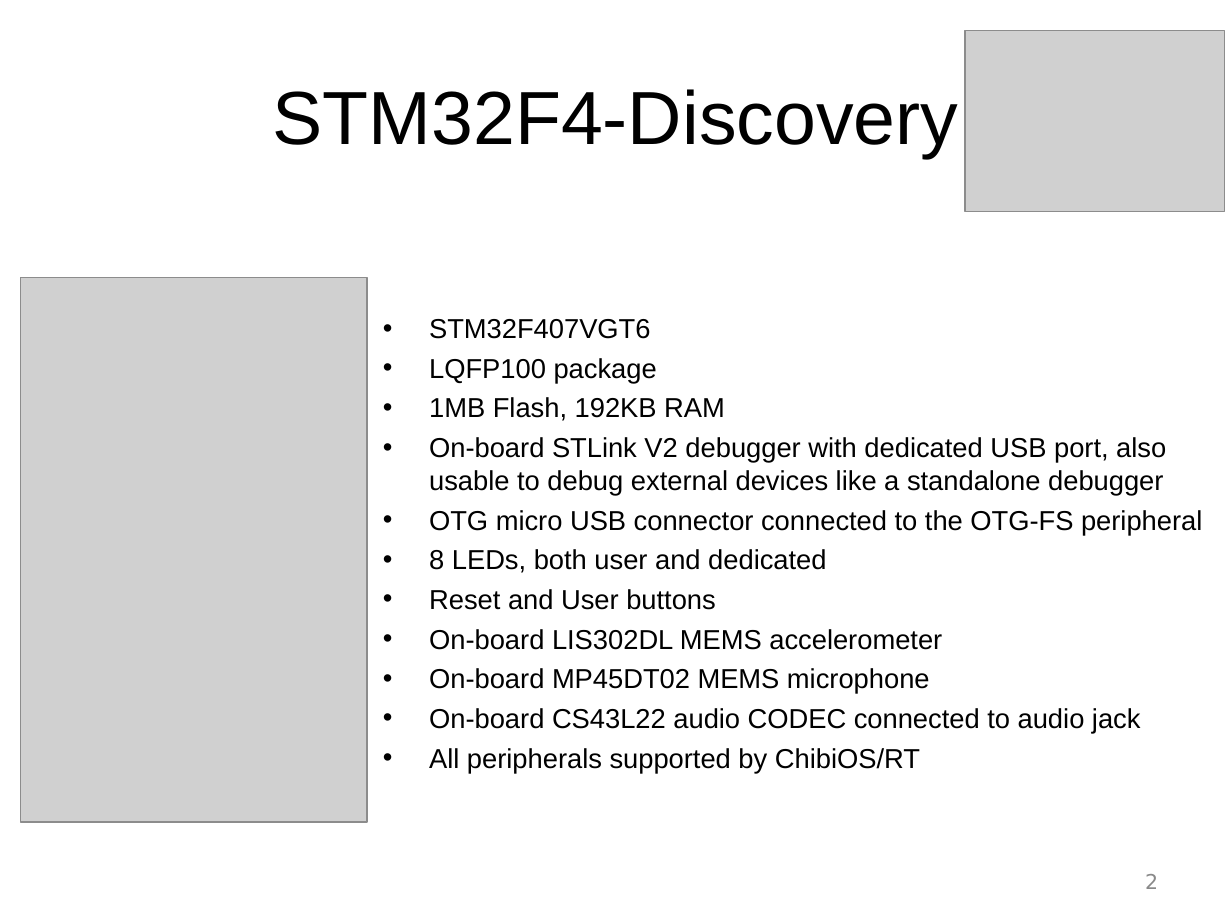
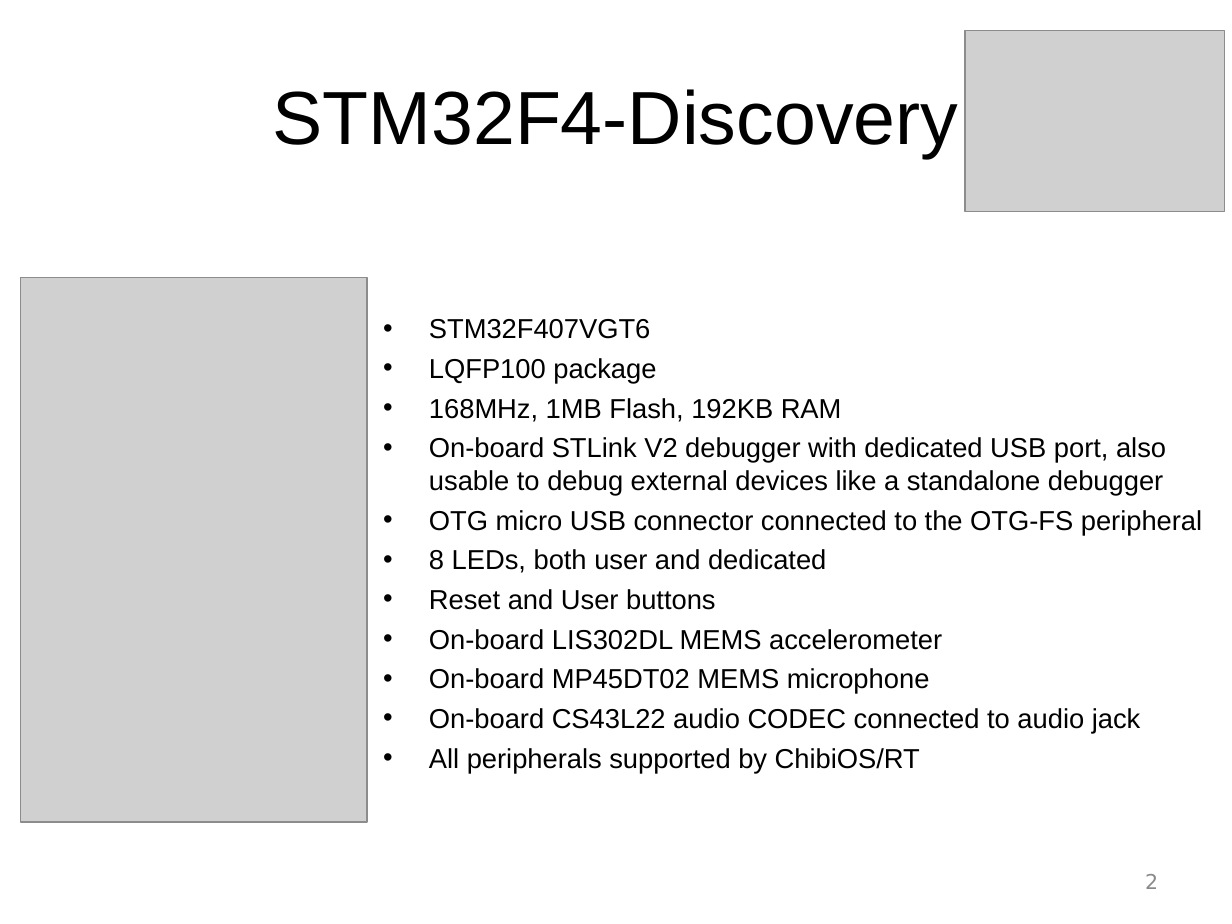
Before and after one commit to ArduPilot/ChibiOS.svn, a slide deck: slide 2 of slides_better_embedded_2012/ChibiOS-RT 4 Demo.ppt. Drawn at 1232x924 pixels with LibreOffice and Linux fonts; fonts in the diff are those of the drawing; grey boxes stand for pictures; background and template pictures are left out. Boxes give left, top, right and bottom in pixels: in the first picture for what was removed or moved away, otherwise in the second. Text is boxed around its words. In the diff, an @@ line names an element or a change of style, - is before the commit and + after.

```diff
--- a/slides_better_embedded_2012/ChibiOS-RT 4 Demo.ppt
+++ b/slides_better_embedded_2012/ChibiOS-RT 4 Demo.ppt
@@ text at (429,319,1202,773): indent changed @@
@@ text at (429,398,842,422): text changed @@
-• 1MB Flash, 192KB RAM
+• 168MHz, 1MB Flash, 192KB RAM
```
Also in this commit, not shown: 15 other slides changed, 3 other files.
